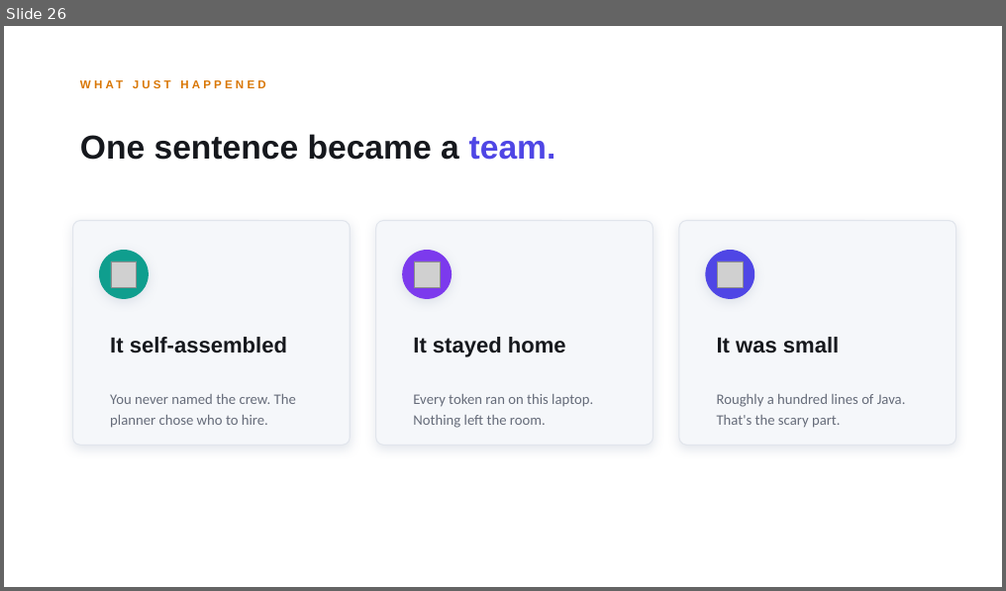
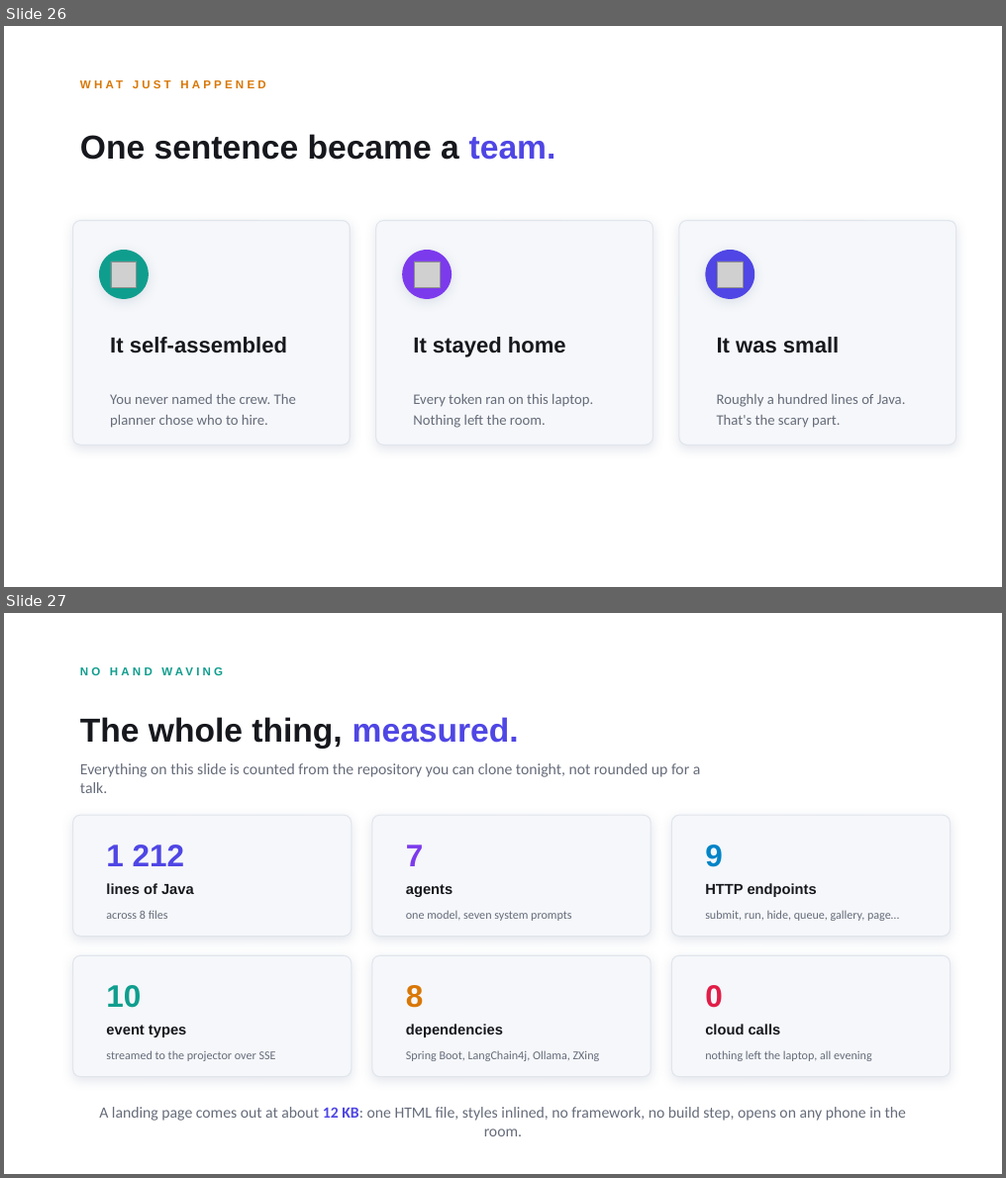
Before and after one commit to Nevvyboi/OnePromptManyWorkers, a slide deck: slides/One-Prompt-Many-Workers-Light.pptx. Shown one above the other, each under a label of ours: slide 26 before the commit, slides 26 and 27 after it. The pictures are 1006x591 and 1006x1178 pixels, drawn with LibreOffice and Linux fonts; fonts in the diff are those of the drawing; grey boxes stand for pictures. Boxes give left, top, right and bottom in pixels: in the first picture for what was removed or moved away, otherwise in the second. Text is boxed around its words. In the diff, an @@ line names an element or a change of style, - is before the commit and + after.

Commit message:
Better copy, a second model, and numbers instead of adjectives
Three things, all from running the thing as if it were the night itself.

The generated copy was bad and I had not looked closely enough. Every slot
spliced the whole raw sentence in, so a page read "We took braai app that
tells you when load-shedding starts so you know when to light the fire and
removed every annoying part", and the FAQ asked "Does it actually work for
braai app that?". There is now a subject extractor: the idea's leading noun
phrase and its topic are pulled out and the copy is written around those plus
the product name. Headlines went from 110 characters to about 50.

Two models, not one. The stage crew keeps qwen2.5:3b because the room is
watching; the background queue drops to 1.5b so it can never starve the live
run, and it pauses entirely while the projector is busy. Both configurable,
and background building can be switched off.

The deck was making claims without evidence, so there is a slide that counts:
1212 lines of Java, 8 files, 7 agents, 9 endpoints, 10 event types, 8
dependencies, 0 cloud calls, ~12KB per page. All counted from this repo. The
stack slide now names real things (Ollama on 11434, LangChain4j AiServices,
Java records) instead of categories.

Full-scale rehearsal: 14 phones submitting over 9 seconds, all accepted, all
14 built in the background inside 40 seconds, a live stage run on top, then
the wall. 14/14 unique headlines, subheads and product names; 5 palettes, 5
artwork styles; every one of the 14 pages serves and downloads.

```diff
--- a/slides/One-Prompt-Many-Workers-Light.pptx
+++ b/slides/One-Prompt-Many-Workers-Light.pptx
@@ slide 27 added at (4,613,1002,1174), background #FFFFFF @@
@@ text added at (80,717,519,749), 32 pt, text #16181D, bold @@
+The whole thing, measured.
@@ text added at (80,763,701,793), 15 pt, text #666C7A @@
+Everything on this slide is counted from the repository you can clone tonight, not rounded up for a talk.
@@ rounded rectangle added at (73,815,351,937), fill #F5F7FA, outline #E1E5EC 1 pt @@
@@ rounded rectangle added at (372,815,650,937), fill #F5F7FA, outline #E1E5EC 1 pt @@
@@ rounded rectangle added at (672,815,950,937), fill #F5F7FA, outline #E1E5EC 1 pt @@
@@ text added at (106,845,185,866), 30 pt, text #4F46E5, bold @@
+1 212
@@ text added at (406,845,424,866), 30 pt, text #7C3AED, bold @@
+7
@@ text added at (705,845,723,867), 30 pt, text #0284C7, bold @@
+9
@@ text added at (106,883,194,894), 14 pt, text #16181D, bold @@
+lines of Java
@@ text added at (406,884,452,897), 14 pt, text #16181D, bold @@
+agents
@@ text added at (705,883,817,897), 14 pt, text #16181D, bold @@
+HTTP endpoints
@@ text added at (106,910,168,919), 11.5 pt, text #666C7A @@
+across 8 files
@@ text added at (406,910,571,921), 11.5 pt, text #666C7A @@
+one model, seven system prompts
@@ text added at (705,910,899,921), 11.5 pt, text #666C7A @@
+submit, run, hide, queue, gallery, page…
@@ rounded rectangle added at (73,956,351,1077), fill #F5F7FA, outline #E1E5EC 1 pt @@
@@ rounded rectangle added at (372,956,650,1077), fill #F5F7FA, outline #E1E5EC 1 pt @@
@@ rounded rectangle added at (672,956,950,1077), fill #F5F7FA, outline #E1E5EC 1 pt @@
@@ text added at (106,985,141,1008), 30 pt, text #0F9E8E, bold @@
+10
@@ text added at (406,985,424,1008), 30 pt, text #D97706, bold @@
+8
@@ text added at (705,985,723,1008), 30 pt, text #E11D48, bold @@
+0
@@ text added at (106,1025,186,1038), 14 pt, text #16181D, bold @@
+event types
@@ text added at (406,1024,503,1038), 14 pt, text #16181D, bold @@
+dependencies
@@ text added at (705,1024,781,1035), 14 pt, text #16181D, bold @@
+cloud calls
@@ text added at (106,1051,276,1061), 11.5 pt, text #666C7A @@
+streamed to the projector over SSE
@@ text added at (406,1051,600,1061), 11.5 pt, text #666C7A @@
+Spring Boot, LangChain4j, Ollama, ZXing
@@ text added at (705,1051,871,1061), 11.5 pt, text #666C7A @@
+nothing left the laptop, all evening
@@ text added at (99,1107,906,1137), 15 pt, text #666C7A @@
+A landing page comes out at about 12 KB: one HTML file, styles inlined, no framework, no build step, opens on any phone in the room.
@@ text added at (551,1110,568,1118), 11 pt, text #0F9E8E, bold @@
+NO HAND WAVING
```
Also in this commit, not shown: 1 slide changed, 7 other files.
